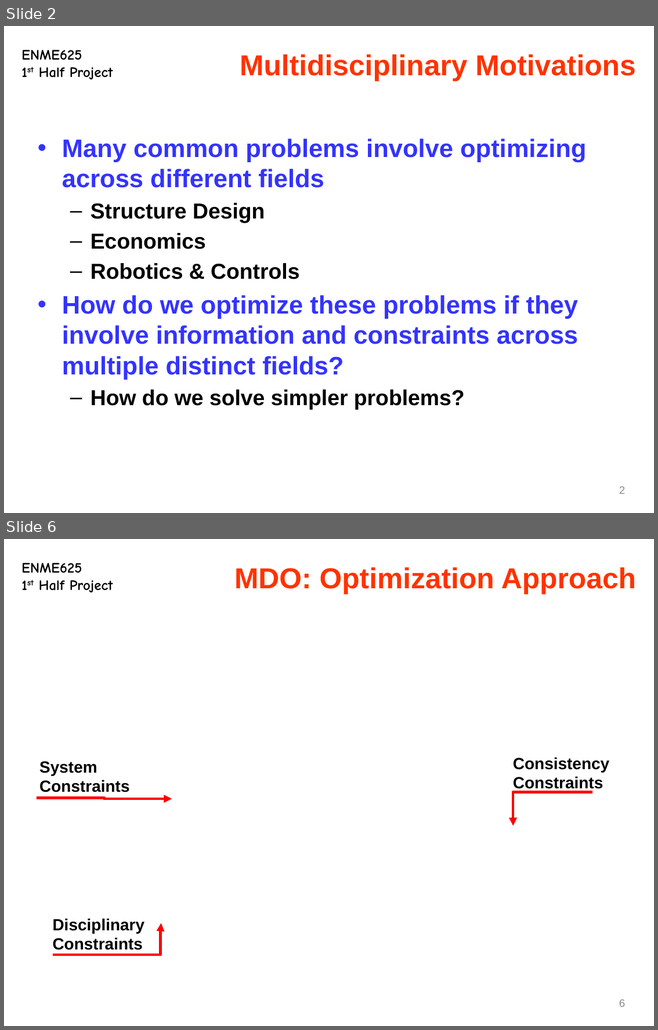
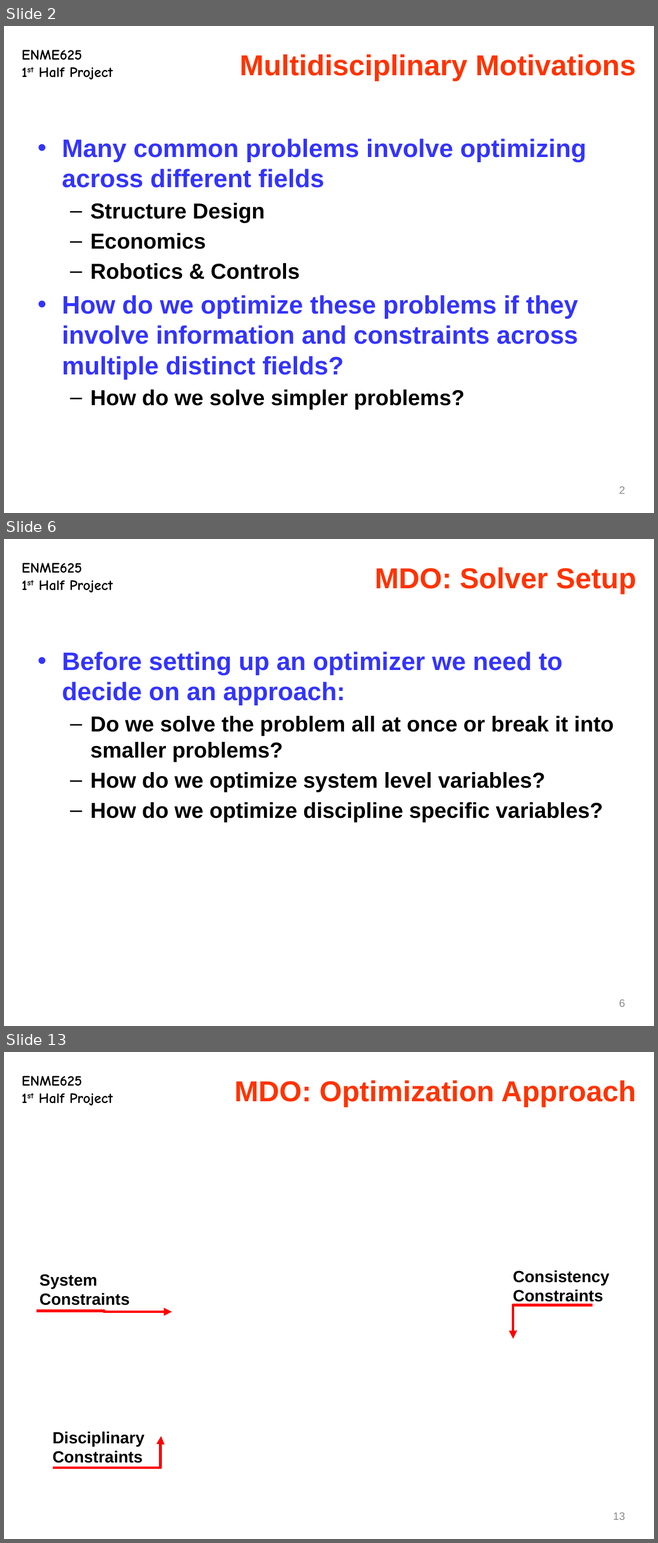
Before and after one commit to hqqen/eeby-deeby, a slide deck: class-work/optimization/project 1/slides.pptx. Shown one above the other, each under a label of ours: slides 2 and 6 before the commit, slides 2, 6 and 13 after it; the slides between them are not shown. The pictures are 658x1030 and 658x1543 pixels, drawn with LibreOffice and Linux fonts; fonts in the diff are those of the drawing; grey boxes stand for pictures. Boxes give left, top, right and bottom in pixels: in the first picture for what was removed or moved away, otherwise in the second. Text is boxed around its words. In the diff, an @@ line names an element or a change of style, - is before the commit and + after.

```diff
--- a/class-work/optimization/project 1/slides.pptx
+++ b/class-work/optimization/project 1/slides.pptx
@@ slide 6 added at [4, 539, 654, 1026], background #FFFFFF; not listed: 1 template element that a slide beside it also shows @@
@@ title added at [375, 567, 636, 594], 32 pt, text #FF3300, bold @@
+MDO: Solver Setup
@@ text added at [62, 652, 613, 823], 24 pt, text #000000, bold @@
+• Before setting up an optimizer we need to decide on an approach:
+  – Do we solve the problem all at once or break it into smaller problems?
+  – How do we optimize system level variables?
+  – How do we optimize discipline specific variables?
@@ page number added at [619, 1000, 625, 1007], 12 pt, text #8C8C8C @@
+6
@@ what was slide 6 is now slide 13 @@
@@ page number at [612, 1513, 625, 1520]: text changed @@
-6
+13
```
Also in this commit, not shown: 2 slides changed, 8 other slides added, 1 slide removed.
